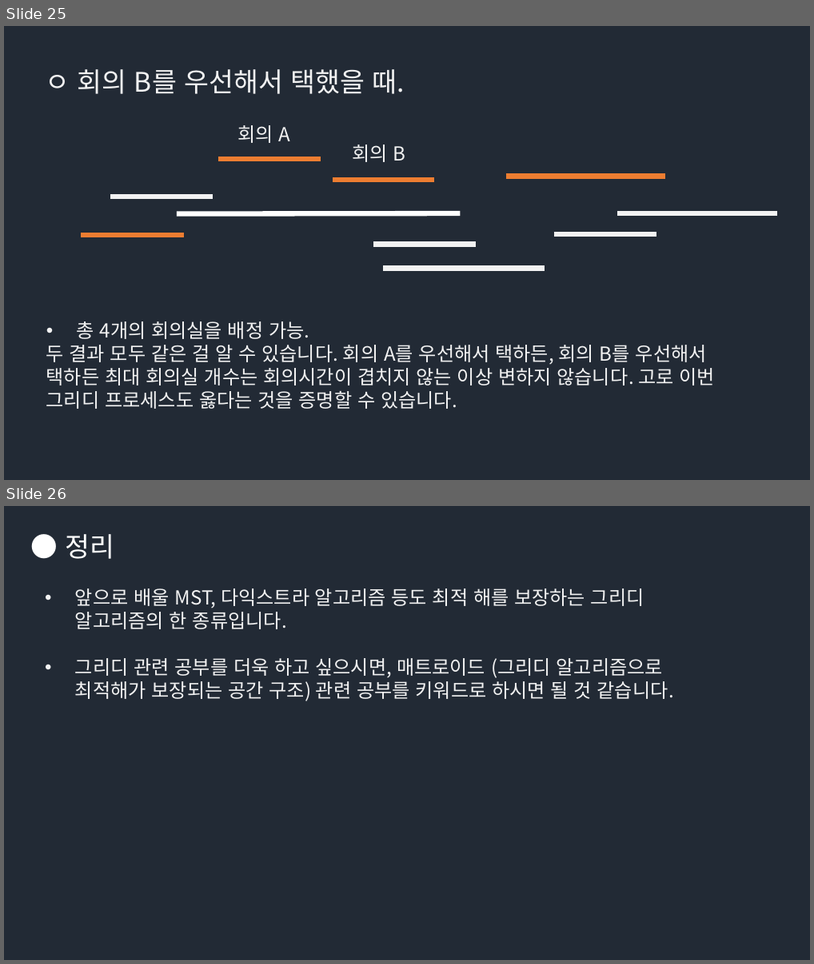
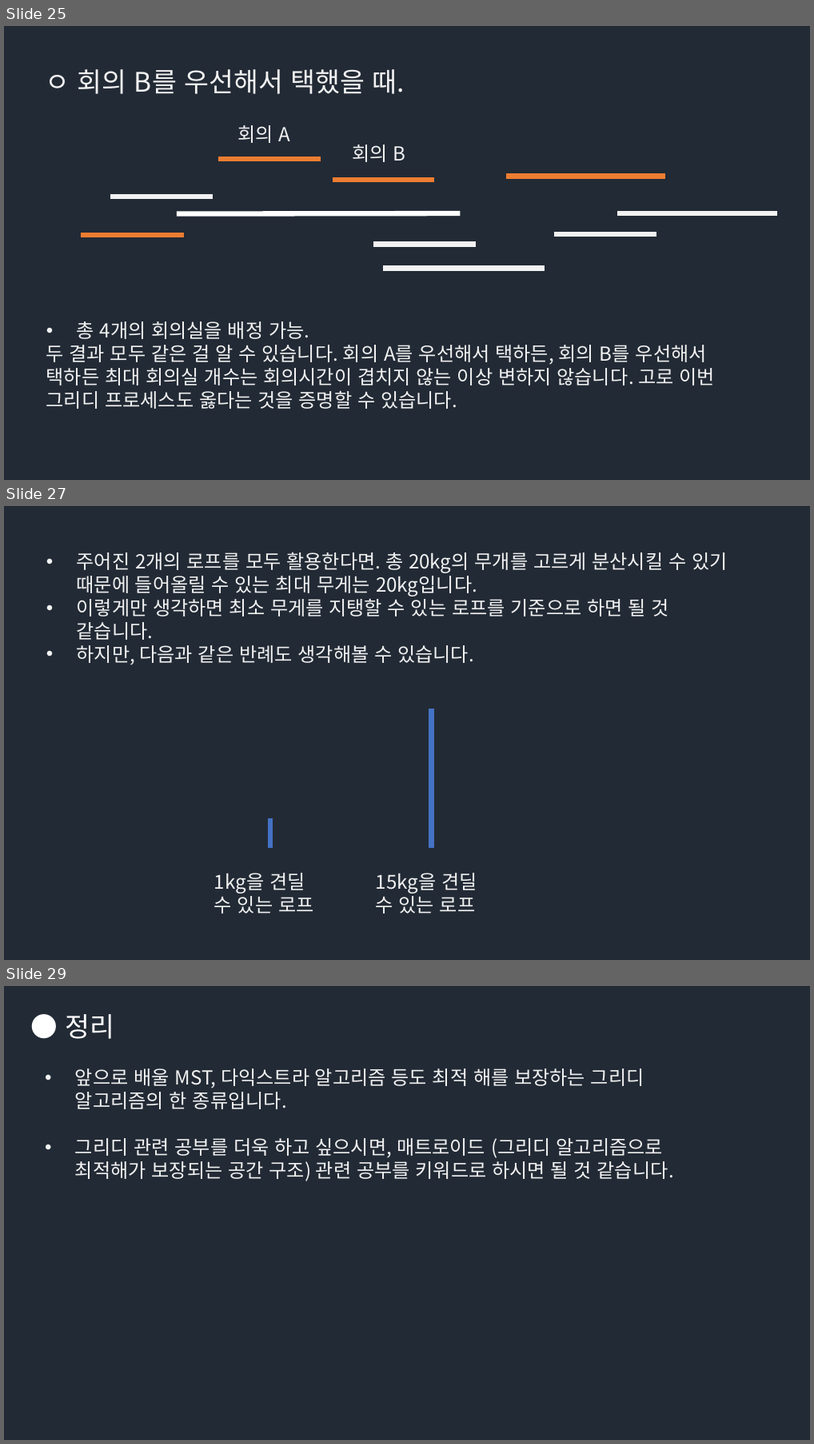
Before and after one commit to Groot-Space/Groot-space.github.io, a slide deck: assets/images/그리디/그리디.pptx. Shown one above the other, each under a label of ours: slides 25 and 26 before the commit, slides 25, 27 and 29 after it; the slides between them are not shown. The pictures are 814x964 and 814x1444 pixels, drawn with LibreOffice and Linux fonts; fonts in the diff are those of the drawing. Boxes give left, top, right and bottom in pixels: in the first picture for what was removed or moved away, otherwise in the second. Text is boxed around its words. In the diff, an @@ line names an element or a change of style, - is before the commit and + after.

```diff
--- a/assets/images/그리디/그리디.pptx
+++ b/assets/images/그리디/그리디.pptx
@@ slide 27 added at (4,506,810,960), background #222A35 @@
@@ text added at (77,552,727,664), 23 pt, text #F2F2F2 @@
+• 주어진 2개의 로프를 모두 활용한다면. 총 20kg의 무개를 고르게 분산시킬 수 있기 때문에 들어올릴 수 있는 최대 무게는 20kg입니다.
+• 이렇게만 생각하면 최소 무게를 지탱할 수 있는 로프를 기준으로 하면 될 것 같습니다.
+• 하지만, 다음과 같은 반례도 생각해볼 수 있습니다.
@@ line added from (432, 708) to (432, 848), #4472C4 6 pt @@
@@ line added from (270, 818) to (270, 848), #4472C4 6 pt @@
@@ text added at (214,872,314,913), 23 pt, text #F2F2F2 @@
+1kg을 견딜 수 있는 로프
@@ text added at (376,872,477,913), 23 pt, text #F2F2F2 @@
+15kg을 견딜 수 있는 로프
@@ what was slide 26 is now slide 29 @@
```
Also in this commit, not shown: 2 other slides added, 1 other file.
